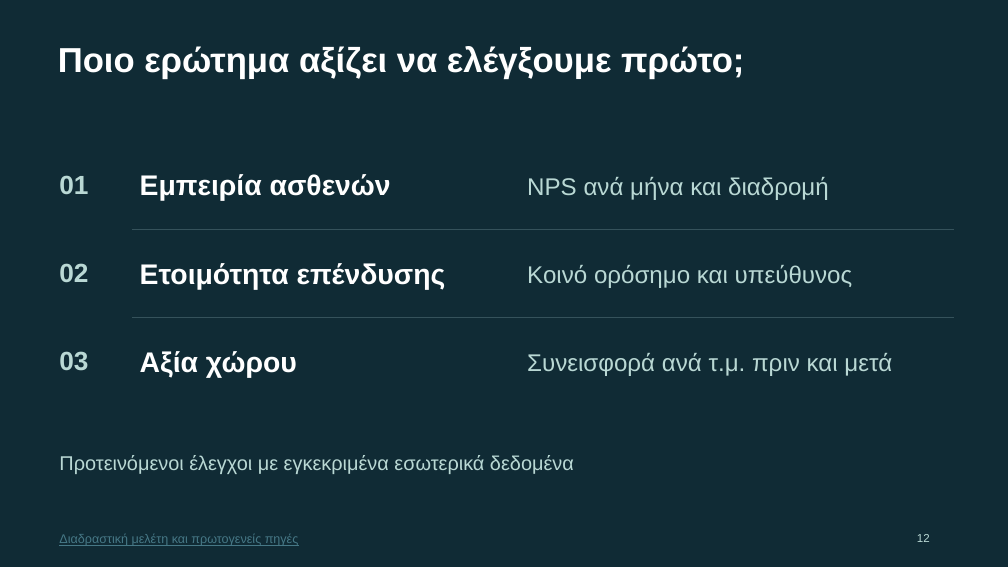
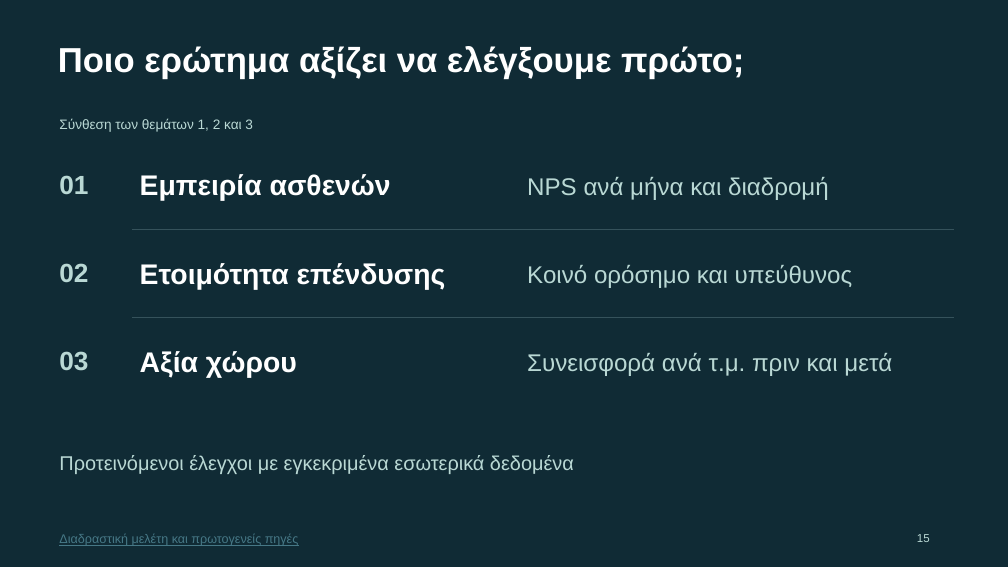
Before and after one commit to jtzach/iatriko-athinon-management, a slide deck: slide 15 of writing/CEO-Ιατρικό-Αθηνών-3-Ευρήματα.pptx (slide 12 before the commit). Drawn at 1008x567 pixels with LibreOffice and Linux fonts; fonts in the diff are those of the drawing. Boxes give left, top, right and bottom in pixels: in the first picture for what was removed or moved away, otherwise in the second. Text is boxed around its words. In the diff, an @@ line names an element or a change of style, - is before the commit and + after.

```diff
--- a/writing/CEO-Ιατρικό-Αθηνών-3-Ευρήματα.pptx
+++ b/writing/CEO-Ιατρικό-Αθηνών-3-Ευρήματα.pptx
@@ text added at bbox=[59, 118, 253, 132], 13 pt, text #B9D8D4 @@
+Σύνθεση των θεμάτων 1, 2 και 3
@@ text at bbox=[917, 534, 930, 542]: text changed @@
-12
+15
```
Also in this commit, not shown: 10 other slides changed, 4 slides added, 1 slide removed, 23 other files.
